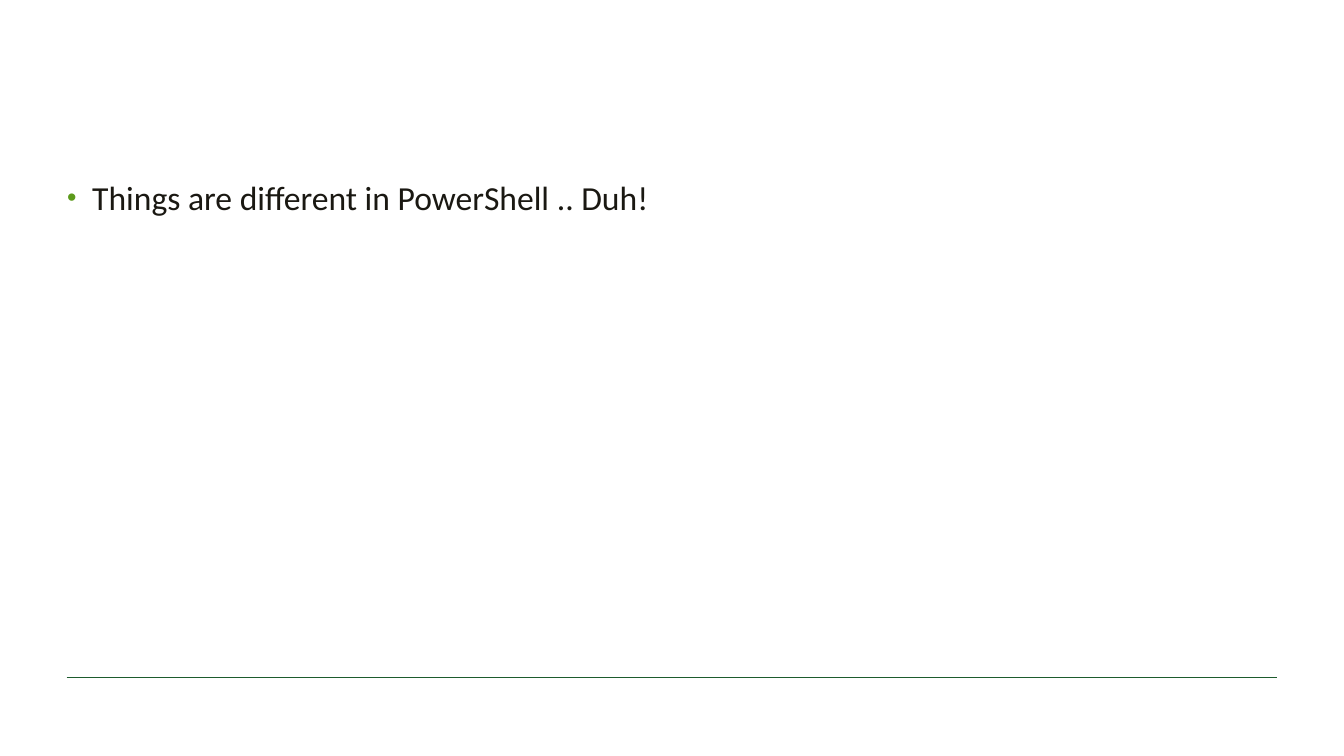
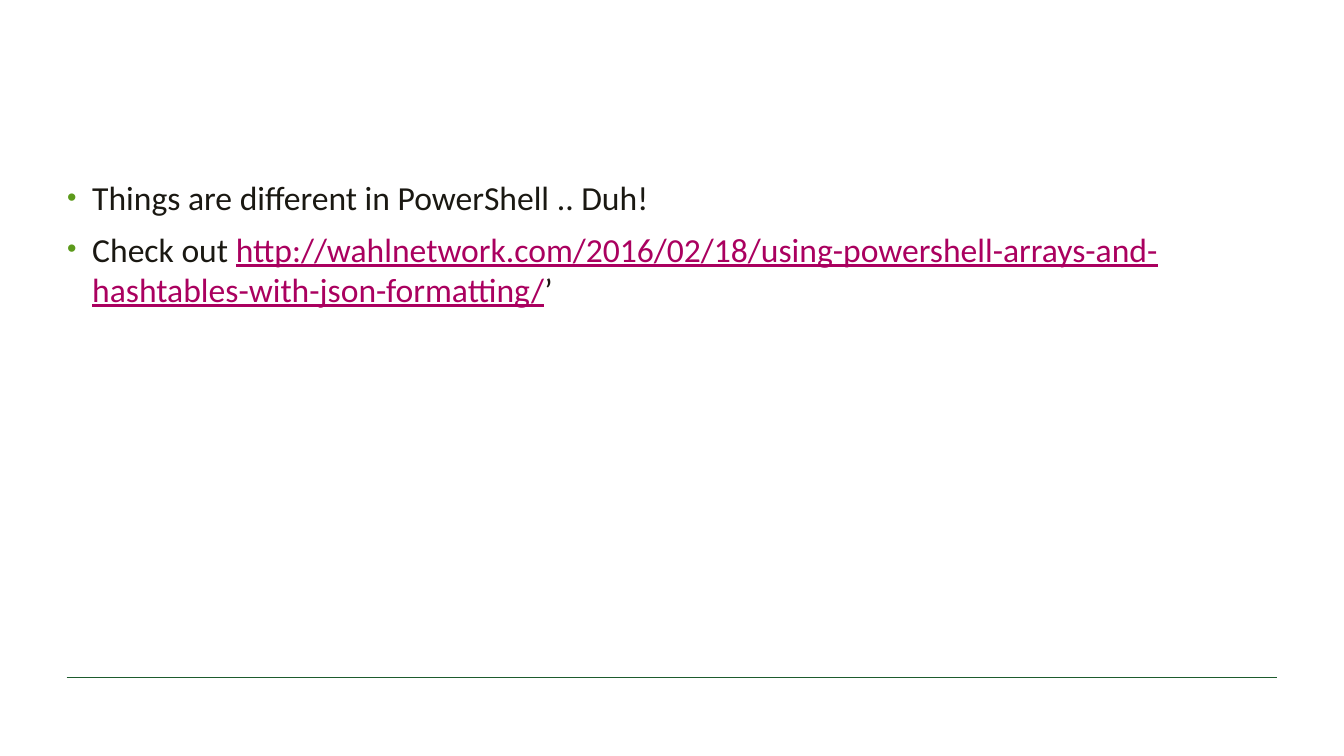
Before and after one commit to jgjohn02/puppetconf-2017, a slide deck: slide 28 of PowerShell and Puppet Enterprise API.pptx. Drawn at 1344x756 pixels with LibreOffice and Linux fonts; fonts in the diff are those of the drawing; background and template pictures are left out. Boxes give left, top, right and bottom in pixels: in the first picture for what was removed or moved away, otherwise in the second. Text is boxed around its words. In the diff, an @@ line names an element or a change of style, - is before the commit and + after.

```diff
--- a/PowerShell and Puppet Enterprise API.pptx
+++ b/PowerShell and Puppet Enterprise API.pptx
@@ text at (92,238,1158,308): paragraph added @@
+• Check out http://wahlnetwork.com/2016/02/18/using-powershell-arrays-and-hashtables-with-json-formatting/’
```
Also in this commit, not shown: 2 other slides changed, 1 slide added, 1 slide removed, 4 other files.
